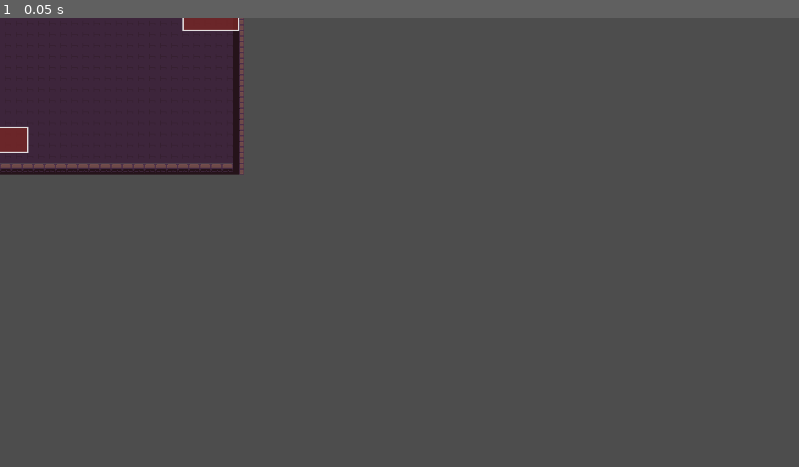
Above: before the commit, frame 1.
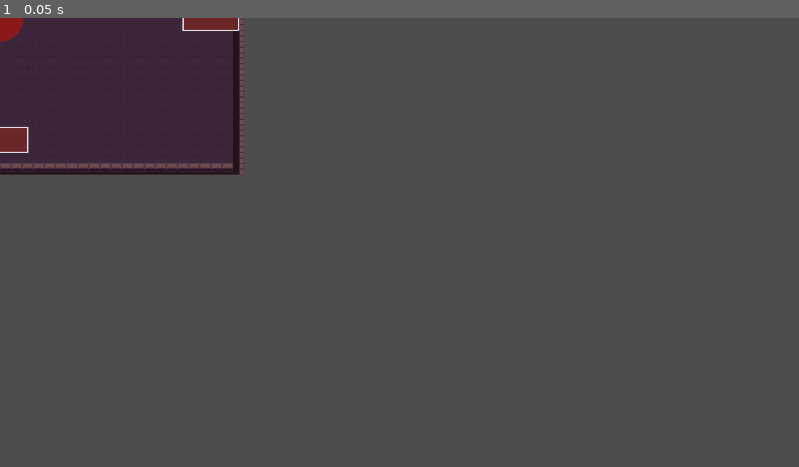
Above: after the commit, the same moment.

Repository: sergioHdz77/Dungeon-Project
Game: Godot game, scene res://scenes/dungeon/rooms/boss_room.tscn
Two runs of this game, one before a commit and one after it. Both use one fixed random seed, a clock stepped at 60 frames per second and the inputs below. This scene is started directly instead of the project's main scene.
Inputs:
- Up to frame 1 (0.05 s): no input

The runs differ from the first frame. In frame 1, 0.1% of the frame differs, in the area x 0-4%, y 0-6%.

Commit message:
no working

Diff:
--- a/scenes/dungeon/rooms/boss_room.tscn
+++ b/scenes/dungeon/rooms/boss_room.tscn
@@ -163,12 +163,8 @@
 drops_loot_on_clear = true
 loot_item_scene = ExtResource("3_jyohm")
 
-[node name="EnemySpawnPoints" type="Node2D" parent="." unique_id=1048983806]
-position = Vector2(0, -100)
-
-[node name="EnemySpawnPoint1" type="Marker2D" parent="EnemySpawnPoints" unique_id=1388615603]
-
 [node name="BasicBoss" parent="." unique_id=2133845402 instance=ExtResource("8_dauyb")]
+z_index = 10
 
 [node name="Doors" type="Node2D" parent="." unique_id=654866352]
 
--- a/scripts/enemies/bosses/boss.gd
+++ b/scripts/enemies/bosses/boss.gd
@@ -52,8 +52,14 @@
 	add_to_group("enemies")
 	_cache_visual_nodes()
 
+	z_index = 20
+	visible = true
+	use_placeholder_drawing = true
+
 	if health <= 0.0:
 		health = max_health
+
+	print("BOSS READY: ", name, " pos=", global_position, " parent=", get_parent())
 
 	play_animation("idle")
 	queue_redraw()
@@ -228,18 +234,8 @@
 			animated_sprite.modulate = Color.WHITE
 
 
-func has_animated_visuals() -> bool:
-	if animated_sprite == null:
-		return false
-
-	if animated_sprite.sprite_frames == null:
-		return false
-
-	return true
-
-
 func _draw() -> void:
-	if has_animated_visuals() and not use_placeholder_drawing:
+	if not use_placeholder_drawing:
 		return
 
 	_draw_body()
